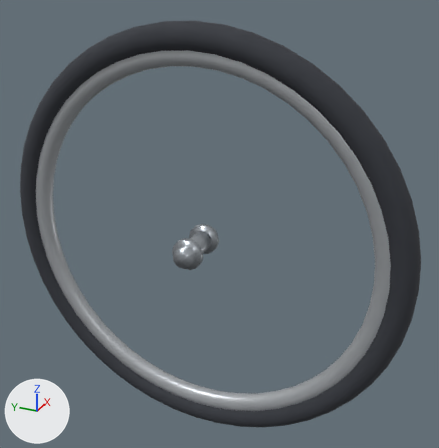
A saved change to the glTF model assets/models/bike_wheel.glb.
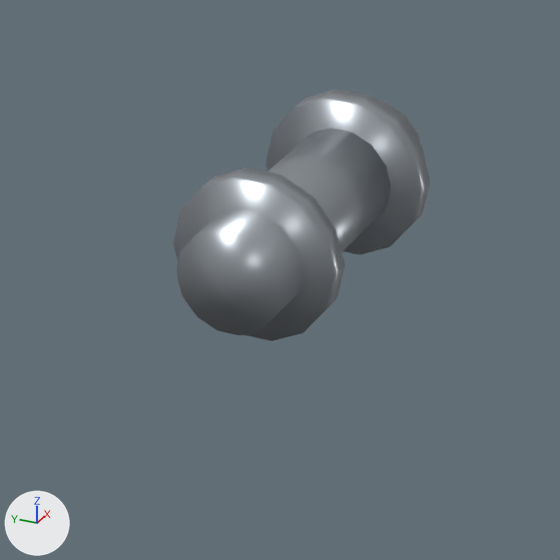
There are two pictures of each version: one whole from a 50 mm lens placed at (-0.769, -0.387, 0.431), pointed at (0.029, -0.028, 0.032), one close up on the part from 32% to 55% of the width and 46% to 69% of the height. The lights are fixed; the arrows at lower left show +X, +Y and +Z. The last two pictures show the newer version.

The older version as bpy lines, for what is in view:
```python
me_bike_wheel = bpy.data.meshes.new('bike_wheel')
me_bike_wheel.from_pydata(...)  # 1332 vertices, 2652 faces; spans x -0.048..0.048, y -0.339..0.339, z -0.339..0.339
# faces by material slot: [1344, 1152, 156]
me_bike_wheel.materials.append(mat_bike_tire)  # dark grey #34373e
me_bike_wheel.materials.append(mat_bike_rim)  # grey #b2b6ba
me_bike_wheel.materials.append(mat_bike_metal)  # grey #a2a8ae
ob_bike_wheel = bpy.data.objects.new('bike_wheel', me_bike_wheel)
ob_bike_wheel.location = (0.0, 0.0, 0.0)
```
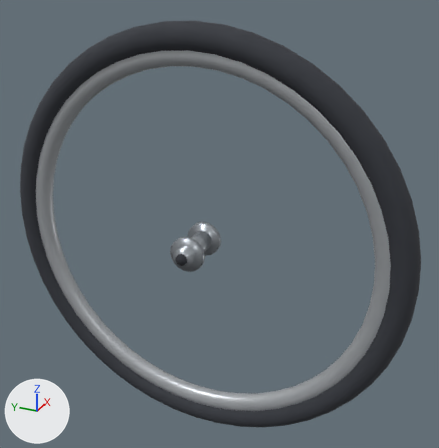
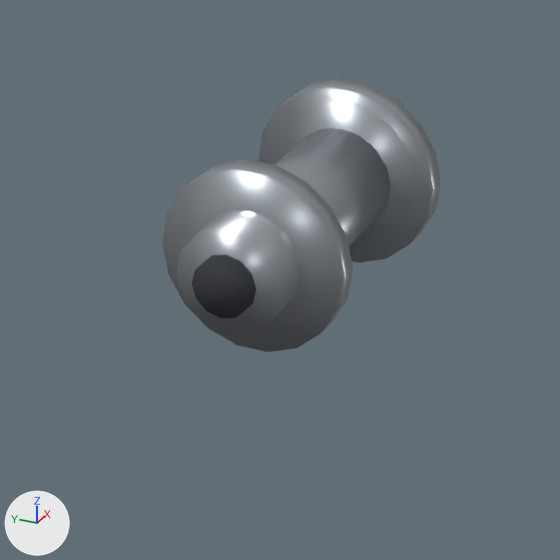
The change in detail:
me_bike_wheel is used by ob_bike_wheel; location (0.0, 0.0, 0.0).
me_bike_wheel had 1332 vertices, 2652 faces and spanned x -0.048..0.048, y -0.339..0.339, z -0.339..0.339.
me_bike_wheel now has 1468 vertices, 2908 faces and spans x -0.052..0.052, y -0.339..0.339, z -0.339..0.339.
me_bike_wheel part 1: a new loose piece, a 12-sided cylinder along x spanning x -0.052..0.052, y -0.009..0.009, z -0.009..0.009, in mat_bike_tire (dark grey #34373e).
me_bike_wheel part 2: a new loose piece, a 16-sided cylinder along x spanning x -0.036..0.036, y -0.016..0.016, z -0.016..0.016, in mat_bike_metal (grey #a2a8ae).
me_bike_wheel part 3: a new loose piece, an 18-sided cylinder along x spanning x -0.034..-0.026, y -0.028..0.028, z -0.0276..0.0276, in mat_bike_metal (grey #a2a8ae).
me_bike_wheel part 4: a new loose piece, an 18-sided cylinder along x spanning x 0.026..0.034, y -0.028..0.028, z -0.0276..0.0276, in mat_bike_metal (grey #a2a8ae).

Pixel boxes (x1, y1, x2, y2) of what changed, in the close-ups (560 x 560 px):
'bike_wheel', reshaped (9% wider, 9% taller)
    before: (173, 89, 430, 341)
    after: (162, 78, 441, 352)
part 1 of me_bike_wheel, added
    after: (192, 255, 256, 319)
part 2 of me_bike_wheel, added
    after: (209, 129, 391, 310)
part 3 of me_bike_wheel, added
    after: (162, 159, 353, 352)
part 4 of me_bike_wheel, added
    after: (258, 78, 441, 263)
